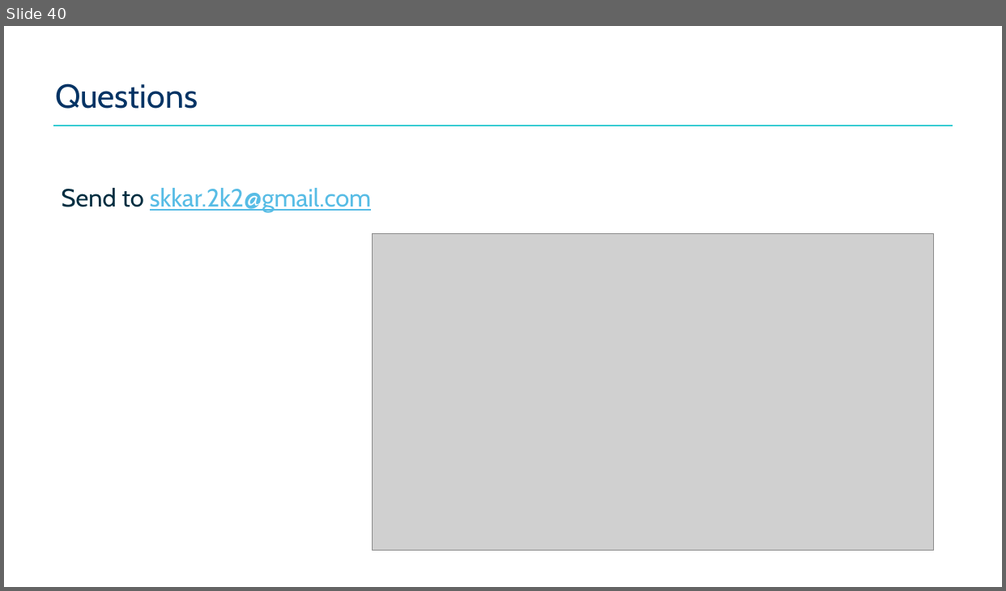
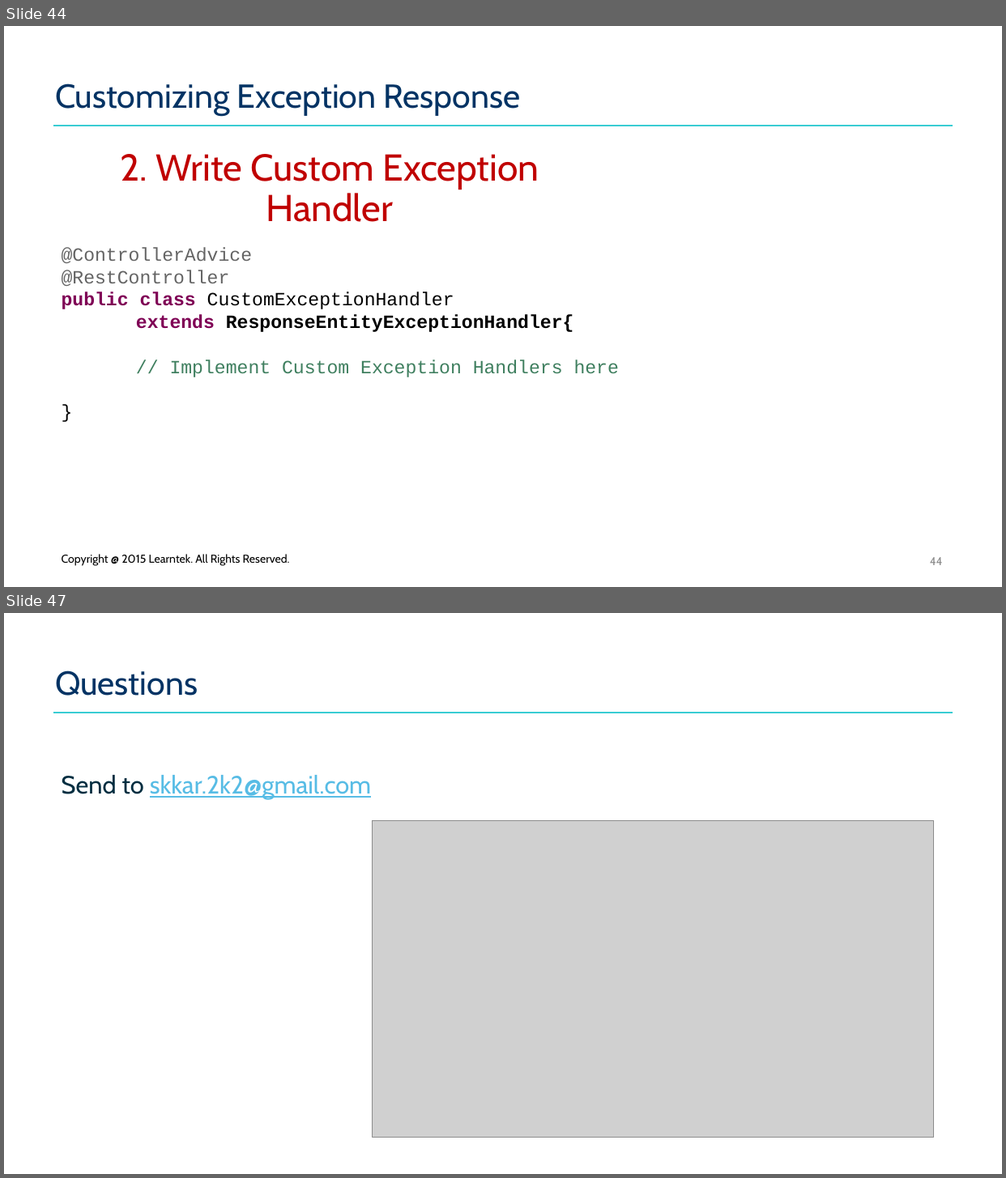
Before and after one commit to santoshkar/SpringBoot, a slide deck: Presentations/Part-11-Spring Boot.pptx. Shown one above the other, each under a label of ours: slide 40 before the commit, slides 44 and 47 after it; the slides between them are not shown. The pictures are 1006x591 and 1006x1178 pixels, drawn with LibreOffice and Linux fonts; fonts in the diff are those of the drawing; grey boxes stand for pictures; background and template pictures are left out. Boxes give left, top, right and bottom in pixels: in the first picture for what was removed or moved away, otherwise in the second. Text is boxed around its words. In the diff, an @@ line names an element or a change of style, - is before the commit and + after.

Commit message:
Added exception handling techniques

```diff
--- a/Presentations/Part-11-Spring Boot.pptx
+++ b/Presentations/Part-11-Spring Boot.pptx
@@ slide 44 added at [4, 26, 1002, 587], background #FFFFFF; not listed: 1 template element that a slide beside it also shows @@
@@ title added at [55, 84, 521, 116], 32 pt, text #033364 @@
+Customizing Exception Response
@@ text added at [120, 154, 539, 222], 36 pt, text #C00000 @@
+2. Write Custom Exception Handler
@@ text added at [62, 247, 619, 378], 18 pt, text #000000 @@
+@ControllerAdvice
+@RestController
+public class CustomExceptionHandler
+extends ResponseEntityExceptionHandler{
+// Implement Custom Exception Handlers here
+}
@@ text added at [62, 554, 290, 565], 11 pt, text #000000 @@
+Copyright @ 2015 Learntek. All Rights Reserved.
@@ page number added at [930, 557, 943, 565], 11 pt, text #8C8C8C @@
+44
@@ what was slide 40 is now slide 47 @@
```
Also in this commit, not shown: 6 other slides added, 30 other files.
